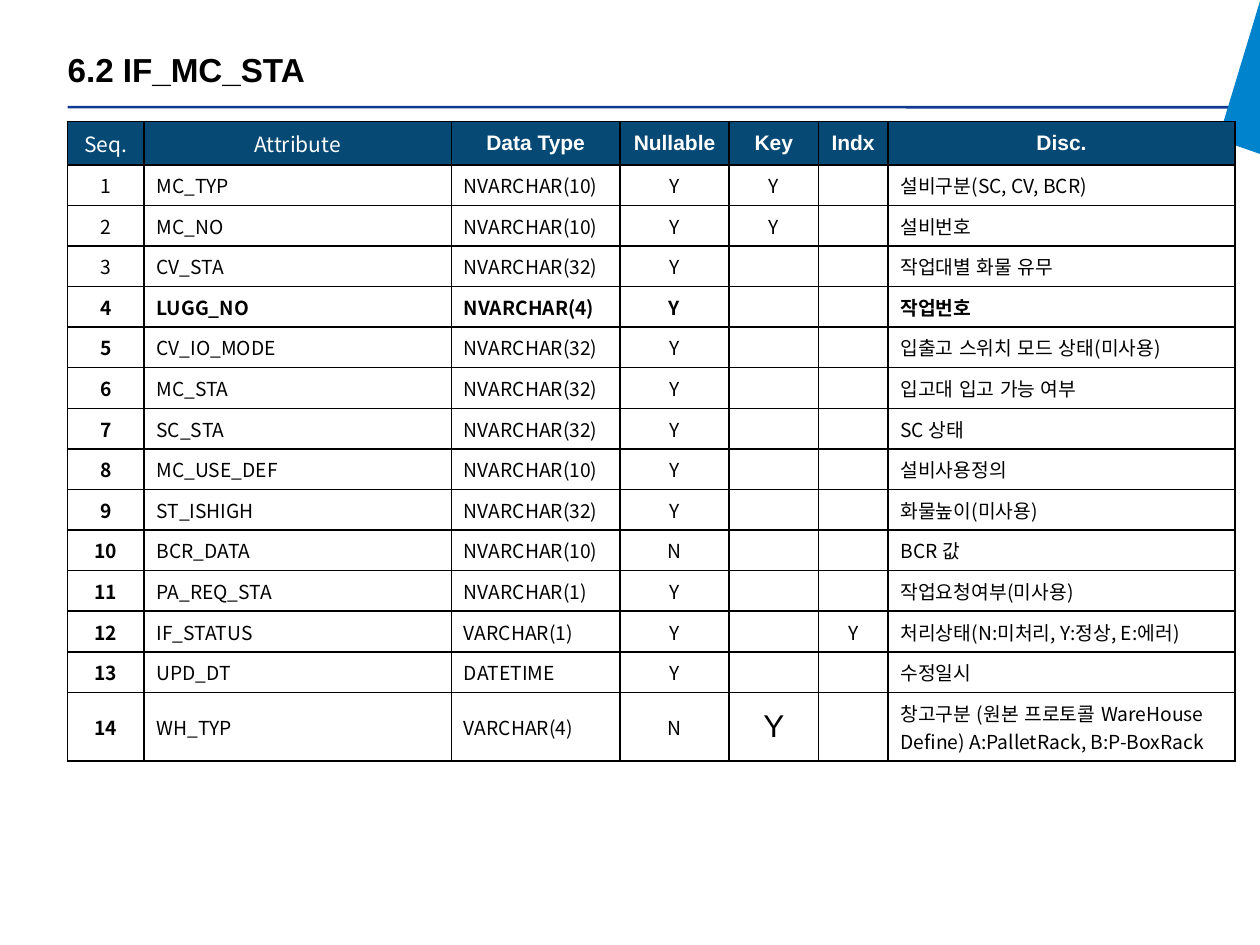
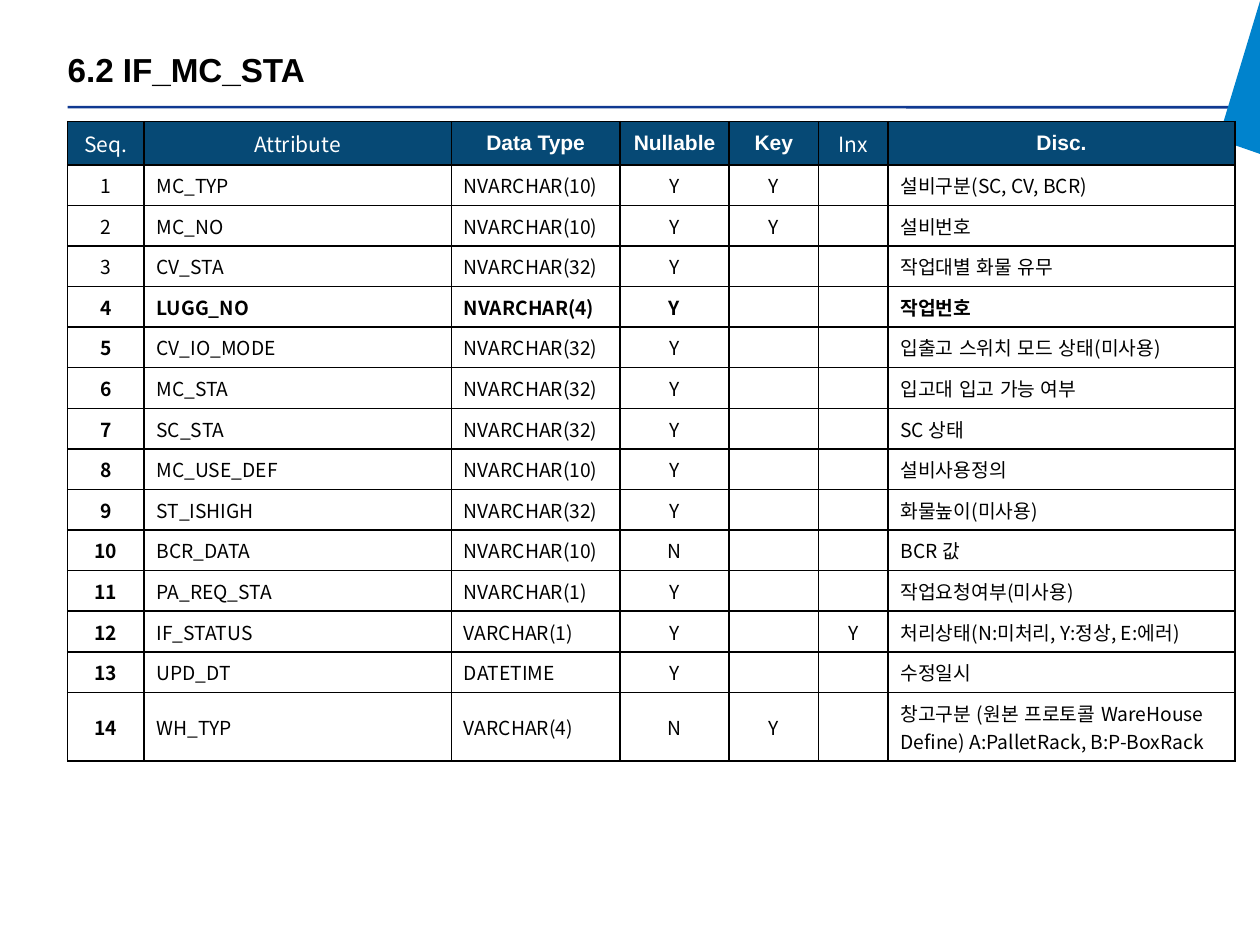
Before and after one commit to yeorijby-coder/KET_TASKs, a slide deck: slide 18 of 일반비_한국단자_WCS인터페이스정의서_20260714.pptx. Drawn at 1260x945 pixels with LibreOffice and Linux fonts; fonts in the diff are those of the drawing. Boxes give left, top, right and bottom in pixels: in the first picture for what was removed or moved away, otherwise in the second. Text is boxed around its words. In the diff, an @@ line names an element or a change of style, - is before the commit and + after.

```diff
--- a/일반비_한국단자_WCS인터페이스정의서_20260714.pptx
+++ b/일반비_한국단자_WCS인터페이스정의서_20260714.pptx
@@ table at bbox=[68, 122, 1236, 757] @@
-row 1, column 6: Indx
+row 1, column 6: Inx
@@ size 18 to 11 pt, font Arial to Noto Sans CJK KR in "Y" @@
```
Also in this commit, not shown: 4 other slides changed, 9 other files.
